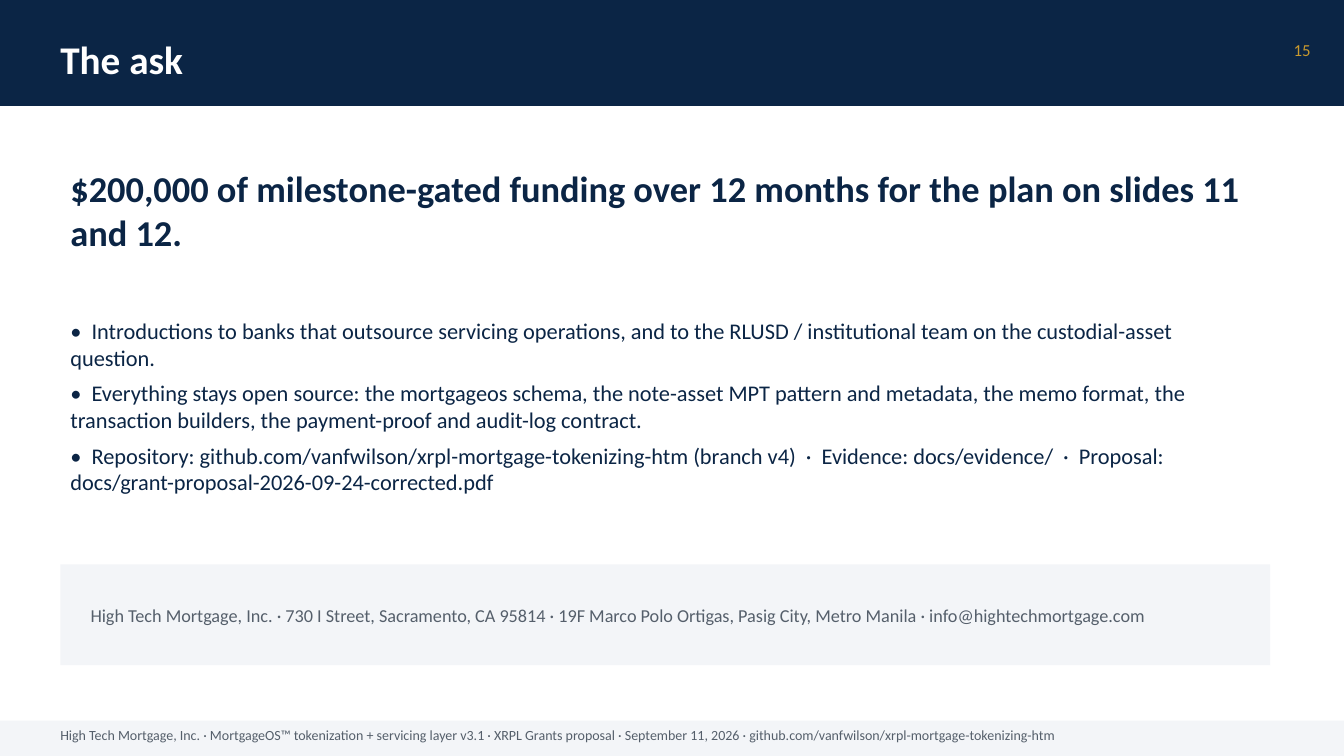
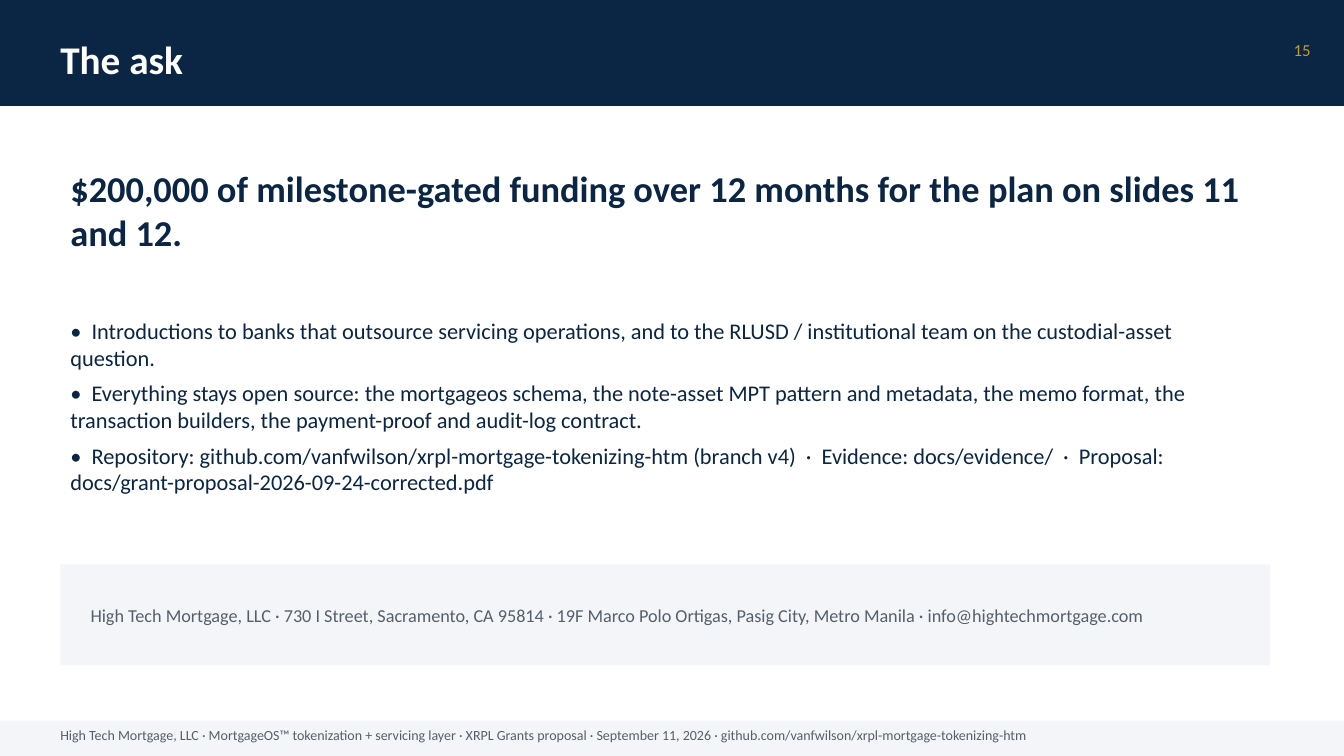
Before and after one commit to vanfwilson/xrpl-mortgage-tokenizing-htm, a slide deck: slide 15 of docs/grant-deck-2026-09-25.pptx. Drawn at 1344x756 pixels with LibreOffice and Linux fonts; fonts in the diff are those of the drawing. Boxes give left, top, right and bottom in pixels: in the first picture for what was removed or moved away, otherwise in the second. Text is boxed around its words. In the diff, an @@ line names an element or a change of style, - is before the commit and + after.

```diff
--- a/docs/grant-deck-2026-09-25.pptx
+++ b/docs/grant-deck-2026-09-25.pptx
@@ text at <box>91,609,1143,625</box>: text changed @@
-High Tech Mortgage, Inc. · 730 I Street, Sacramento, CA 95814 · 19F Marco Polo Ortigas, Pasig City, Metro Manila · info@hightechmortgage.com
+High Tech Mortgage, LLC · 730 I Street, Sacramento, CA 95814 · 19F Marco Polo Ortigas, Pasig City, Metro Manila · info@hightechmortgage.com
@@ text at <box>60,730,1026,743</box>: text changed @@
-High Tech Mortgage, Inc. · MortgageOS™ tokenization + servicing layer v3.1 · XRPL Grants proposal · September 11, 2026 · github.com/vanfwilson/xrpl-mortgage-tokenizing-htm
+High Tech Mortgage, LLC · MortgageOS™ tokenization + servicing layer · XRPL Grants proposal · September 11, 2026 · github.com/vanfwilson/xrpl-mortgage-tokenizing-htm
```
Also in this commit, not shown: 14 other slides changed, 1 other file.
